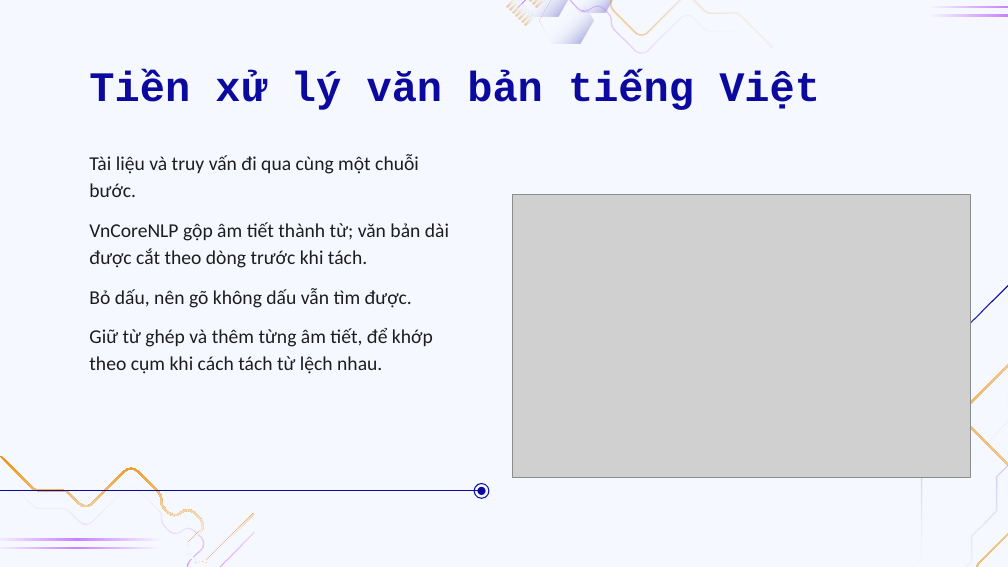
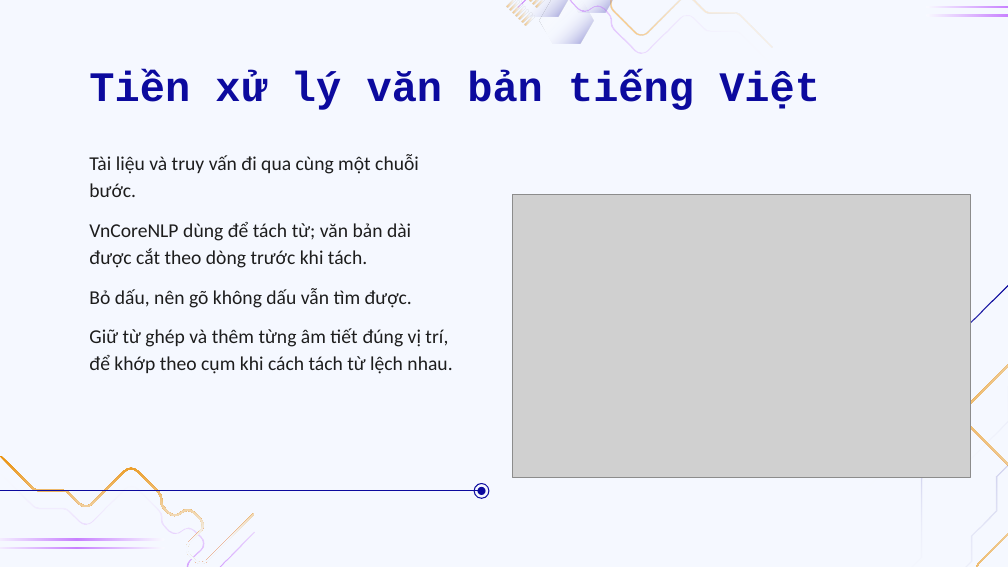
Before and after one commit to doanan293/WebCorpusPipeline, a slide deck: slide 19 of docs/presentation/BAT-thu-thap-boc-tach-tim-kiem.pptx. Drawn at 1008x567 pixels with LibreOffice and Linux fonts; fonts in the diff are those of the drawing; grey boxes stand for pictures; background and template pictures are left out. Boxes give left, top, right and bottom in pixels: in the first picture for what was removed or moved away, otherwise in the second. Text is boxed around its words. In the diff, an @@ line names an element or a change of style, - is before the commit and + after.

Commit message:
fix slide

```diff
--- a/docs/presentation/BAT-thu-thap-boc-tach-tim-kiem.pptx
+++ b/docs/presentation/BAT-thu-thap-boc-tach-tim-kiem.pptx
@@ subtitle at [89,222,411,268]: text changed @@
-VnCoreNLP gộp âm tiết thành từ; văn bản dài được cắt theo dòng trước khi tách.
+VnCoreNLP dùng để tách từ; văn bản dài được cắt theo dòng trước khi tách.
@@ subtitle at [89,328,452,374]: text changed @@
-Giữ từ ghép và thêm từng âm tiết, để khớp theo cụm khi cách tách từ lệch nhau.
+Giữ từ ghép và thêm từng âm tiết đúng vị trí, để khớp theo cụm khi cách tách từ lệch nhau.
```
Also in this commit, not shown: 3 other slides changed.
